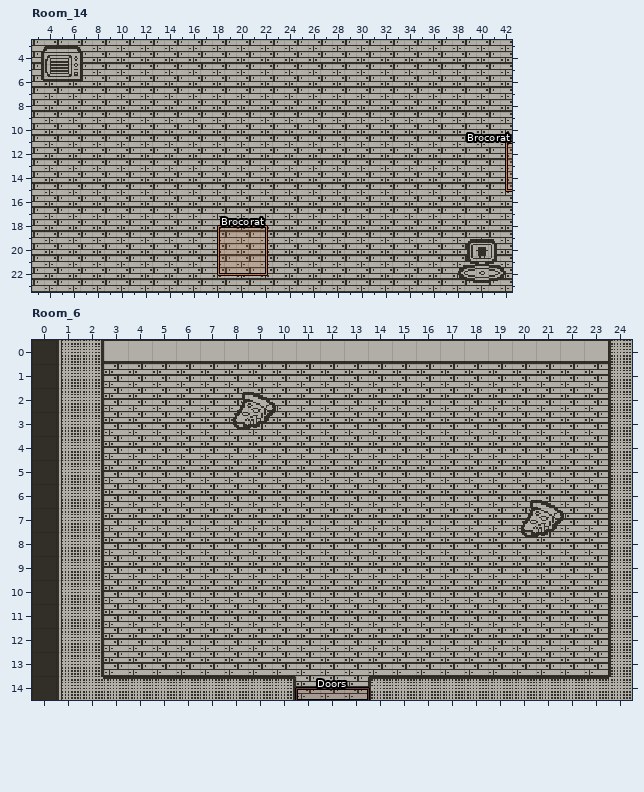
LDtk project, stored at LDTK/DPplaydate.ldtk. The picture above was drawn from the file before the commit.
Cells are 8x8 px. Shown: Room_14 x 3..42, y 3..23; Room_6 x 0..24, y 0..14. The commit also changed other parts of the map, which this record leaves out.
The result:
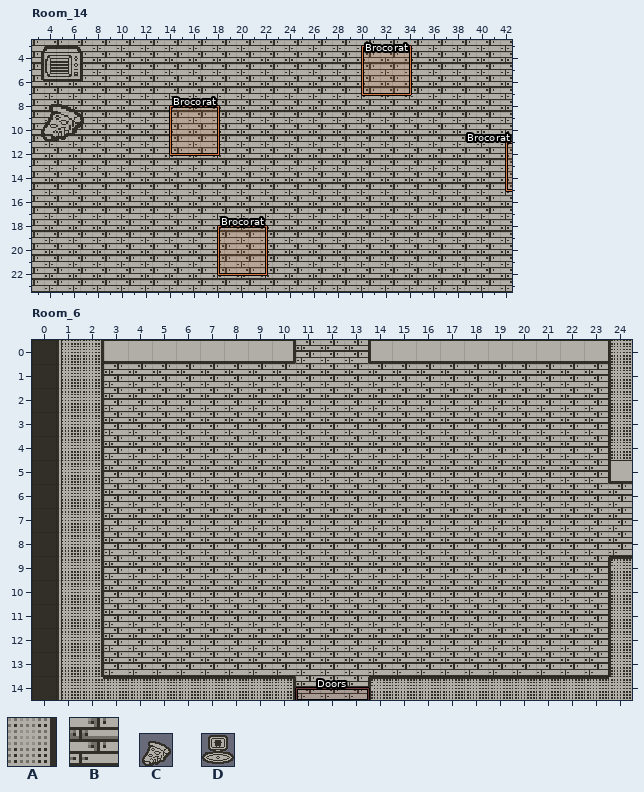
Key: from "Gameplay": A 1 "Wall", B 4 "Floor"; from "Items": C 21; from "Props": D 4.
_ is an empty cell.
Objects are placed by their top-left corner, in cells (3,4 is the top-left corner of cell 3,4); size is 1x1 cell unless given.
From old to new:
{"where": "layer \"Items_and_Props\", Room_14"}
{"now": "C \"Food\" at 3.5,7.5 size 4x4"}
{"was": "D \"Minifier\" at 38.5,19.5 size 4x4"}
{"where": "layer \"CM_and_enemies\", Room_14"}
{"now": "\"Brocorat\" rectangle at 30.5,3.5 size 4x4"}
{"now": "\"Brocorat\" rectangle at 14.5,8.5 size 4x4"}
{"where": "layer \"Gameplay\", Room_6"}
{"y":0,"x":11,"old":"AAA","new":"BBB"}
{"y":6,"x":24,"old":"A","new":"B"}
{"y":7,"x":24,"old":"A","new":"B"}
{"y":8,"x":24,"old":"A","new":"B"}
{"where": "layer \"Items_and_Props\", Room_6"}
{"was": "C \"Food\" at 8.2,1.8 size 2x2"}
{"was": "C \"Food\" at 20.2,6.2 size 2x2"}
